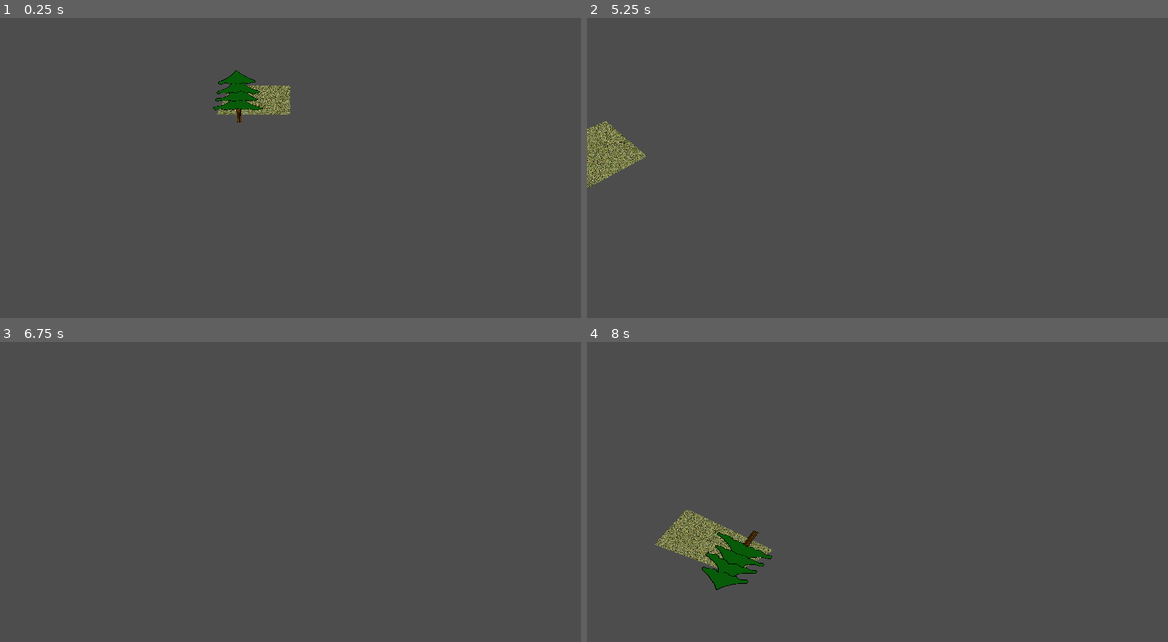
Above: before the commit, frames 1-4 (two rows, left to right).
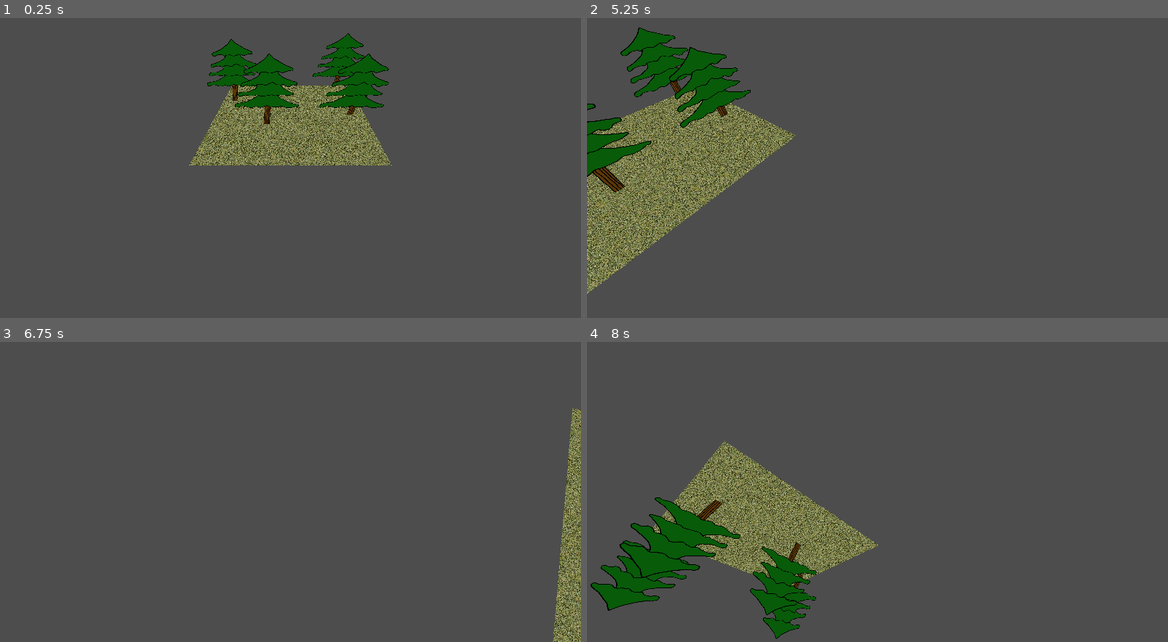
Above: after the commit, the same moments.

Repository: bluegill2000/Godot-Experiments
Game: Godot game, scene res://scenes/pine_forest.tscn
The game is run twice, just before and just after one commit, with the same random seed, the same clock (stepped at 60 frames per second) and the same inputs.
Inputs (mouse positions are in pixels of both pictures, inside the frame that each line leads up to):
- Up to frame 1 (0.25 s): no input
- Up to frame 2 (5.25 s): tap Enter at 0.5, 2, 3.5 s; move the mouse to (1005, 138) at 0.52 s; hold D (move_right, bound only after the commit) 0.53-1.28 s; tap R every 0.75 s from 0.6 to 5.1 s; click (1005, 138) at 0.67 s; tap Space (move_up, bound only after the commit) at 1.25, 2.75, 4.25 s; move the mouse to (761, 171) at 1.27 s; hold S (move_backward, bound only after the commit) 1.28-2.03 s; click (761, 171) at 1.42 s; move the mouse to (935, 84) at 2.02 s; hold D (move_right, bound only after the commit) 2.03-2.78 s; click (935, 84) at 2.17 s; move the mouse to (848, 219) at 2.77 s; hold W (move_forward, bound only after the commit) 2.78-3.53 s; click (848, 219) at 2.92 s; move the mouse to (1051, 204) at 3.52 s; hold A (move_left, bound only after the commit) 3.53-5.03 s; click (1051, 204) at 3.67 s; move the mouse to (703, 105) at 4.27 s; click (703, 105) at 4.42 s; move the mouse to (906, 156) at 5.02 s; hold S (move_backward, bound only after the commit) from 5.03 s (still down); click (906, 156) at 5.17 s
- Up to frame 3 (6.75 s): move the mouse to (203, 396) at 5.77 s; release S (move_backward, bound only after the commit) at 5.78 s; hold D (move_right, bound only after the commit) 5.78-6.53 s; tap R at 5.85, 6.6 s; click (203, 396) at 5.92 s; move the mouse to (418, 462) at 6.52 s; hold W (move_forward, bound only after the commit) from 6.53 s (still down); click (418, 462) at 6.67 s
- Up to frame 4 (8 s): move the mouse to (761, 495) at 7.27 s; release W (move_forward, bound only after the commit) at 7.28 s; hold D (move_right, bound only after the commit) from 7.28 s (still down); tap R at 7.35 s; click (761, 495) at 7.42 s

The runs differ from the first frame. In frame 1, 9.4% of the frame differs, in the area x 32-68%, y 5-50%; in frame 2, 15%, in the area x 0-36%, y 3-93%; in frame 3, 2.4%; in frame 4, 13%.

Commit message:
Improve camera and height adjustment for tree textures

Diff:
--- a/Map Generation/project.godot
+++ b/Map Generation/project.godot
@@ -15,6 +15,39 @@
 config/features=PackedStringArray("4.3", "GL Compatibility")
 config/icon="res://icon.svg"
 
+[input]
+
+move_left={
+"deadzone": 0.5,
+"events": [Object(InputEventKey,"resource_local_to_scene":false,"resource_name":"","device":0,"window_id":0,"alt_pressed":false,"shift_pressed":false,"ctrl_pressed":false,"meta_pressed":false,"pressed":false,"keycode":0,"physical_keycode":65,"key_label":0,"unicode":0,"location":0,"echo":false,"script":null)
+]
+}
+move_right={
+"deadzone": 0.5,
+"events": [Object(InputEventKey,"resource_local_to_scene":false,"resource_name":"","device":-1,"window_id":0,"alt_pressed":false,"shift_pressed":false,"ctrl_pressed":false,"meta_pressed":false,"pressed":false,"keycode":0,"physical_keycode":68,"key_label":0,"unicode":100,"location":0,"echo":false,"script":null)
+]
+}
+move_forward={
+"deadzone": 0.5,
+"events": [Object(InputEventKey,"resource_local_to_scene":false,"resource_name":"","device":-1,"window_id":0,"alt_pressed":false,"shift_pressed":false,"ctrl_pressed":false,"meta_pressed":false,"pressed":false,"keycode":0,"physical_keycode":87,"key_label":0,"unicode":119,"location":0,"echo":false,"script":null)
+]
+}
+move_backward={
+"deadzone": 0.5,
+"events": [Object(InputEventKey,"resource_local_to_scene":false,"resource_name":"","device":-1,"window_id":0,"alt_pressed":false,"shift_pressed":false,"ctrl_pressed":false,"meta_pressed":false,"pressed":false,"keycode":0,"physical_keycode":83,"key_label":0,"unicode":115,"location":0,"echo":false,"script":null)
+]
+}
+move_up={
+"deadzone": 0.5,
+"events": [Object(InputEventKey,"resource_local_to_scene":false,"resource_name":"","device":-1,"window_id":0,"alt_pressed":false,"shift_pressed":false,"ctrl_pressed":false,"meta_pressed":false,"pressed":false,"keycode":0,"physical_keycode":32,"key_label":0,"unicode":32,"location":0,"echo":false,"script":null)
+]
+}
+move_down={
+"deadzone": 0.5,
+"events": [Object(InputEventKey,"resource_local_to_scene":false,"resource_name":"","device":-1,"window_id":0,"alt_pressed":false,"shift_pressed":false,"ctrl_pressed":false,"meta_pressed":false,"pressed":false,"keycode":0,"physical_keycode":4194325,"key_label":0,"unicode":0,"location":0,"echo":false,"script":null)
+]
+}
+
 [rendering]
 
 renderer/rendering_method="gl_compatibility"
--- a/Map Generation/scripts/camera_controller.gd
+++ b/Map Generation/scripts/camera_controller.gd
@@ -1,6 +1,6 @@
 extends Node3D
 
-const speed: float = 0.03
+const speed: float = 6
 const mouse_speed: float = 0.3
 
 #var camera_anlge: float = 0
@@ -12,23 +12,23 @@
 
 # Called every frame. 'delta' is the elapsed time since the previous frame.
 func _process(delta):
-	if Input.is_key_pressed(KEY_UP):
-		position.z -= speed
-	elif Input.is_key_pressed(KEY_DOWN):
-		position.z += speed
+	var velocity = Input.get_vector("move_left", "move_right", "move_forward", "move_backward") * speed * delta
+	position.x += velocity.x
+	position.z += velocity.y
 
-	if Input.is_key_pressed(KEY_RIGHT):
-		position.x += speed
-	elif Input.is_key_pressed(KEY_LEFT):
-		position.x -= speed
-
-	if Input.is_key_pressed(KEY_SPACE):
-		position.y += speed
-	elif Input.is_key_pressed(KEY_SHIFT):
-		position.y -= speed
+	var elevation = Input.get_axis("move_down", "move_up") * speed * delta
+	position.y += elevation
 
 func _input(event: InputEvent):
-	if event is InputEventMouseMotion:
+	# Enable/Disable mouse capture
+	if Input.is_mouse_button_pressed(MOUSE_BUTTON_LEFT):
+		Input.mouse_mode = Input.MOUSE_MODE_VISIBLE
+	elif Input.is_mouse_button_pressed(MOUSE_BUTTON_RIGHT):
+		Input.mouse_mode = Input.MOUSE_MODE_CAPTURED
+
+
+	# Rotational movement
+	if event is InputEventMouseMotion and Input.MOUSE_MODE_CAPTURED:
 		var yaw = event.relative.x
 		var pitch = event.relative.y
 
@@ -37,9 +37,3 @@
 
 		rotate_y(deg_to_rad((-yaw)))
 		rotate_object_local(Vector3(1, 0, 0), deg_to_rad(-pitch))
-		#rotate_y(deg_to_rad(-event.relative.x * mouse_speed))
-		#
-		#var changev = -event.relative.y * mouse_speed
-		#if camera_anlge + changev > -50 and camera_anlge + changev < 50:
-			#camera_anlge += changev
-			#rotate_x(deg_to_rad(changev))
--- a/Map Generation/scripts/tile.gd
+++ b/Map Generation/scripts/tile.gd
@@ -32,7 +32,8 @@
 			tree_node.position.x = generator.randf_range(0, tileSize)
 			tree_node.position.z = generator.randf_range(0, tileSize)
 
-			tree_node.position.y = tree_node.scale.y / 2
-			#tree_node.position.y = tree_node.texture.get_height() / 2
-			print("Generated tree at " + str(tree_node.position.x) + " " + str(tree_node.position.z) + " positioned above " + str(tree_node.position.y))
+			var image_height = tree_node.texture.get_height() * tree_node.pixel_size
+			tree_node.position.y = image_height / 2
+
+			print("Created tree at " + str(tree_node.position))
 			add_child(tree_node)
--- a/Map Generation/scripts/tile_manager.gd
+++ b/Map Generation/scripts/tile_manager.gd
@@ -4,8 +4,8 @@
 
 const rowOffset: int = -1
 const colOffset: int = -1
-const rows: int = 1
-const cols: int = 1
+const rows: int = 2
+const cols: int = 2
 const coordinateMultiplier: float = 5
 const tileTexturePath: String = "res://assets/misc/grass_tile_texture.jpg"
 const tileScriptPath: String = "res://scripts/tile.gd"
